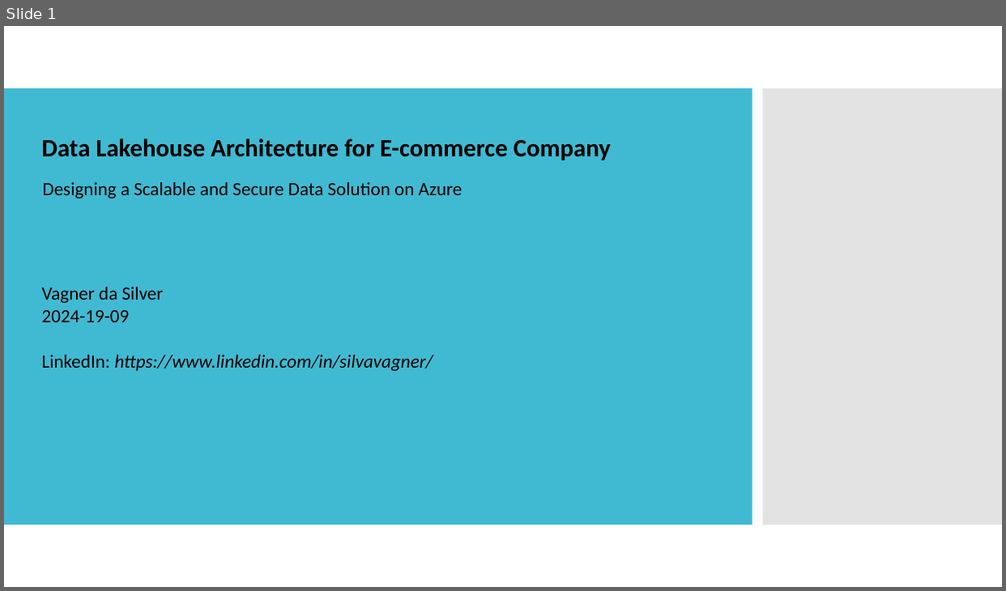
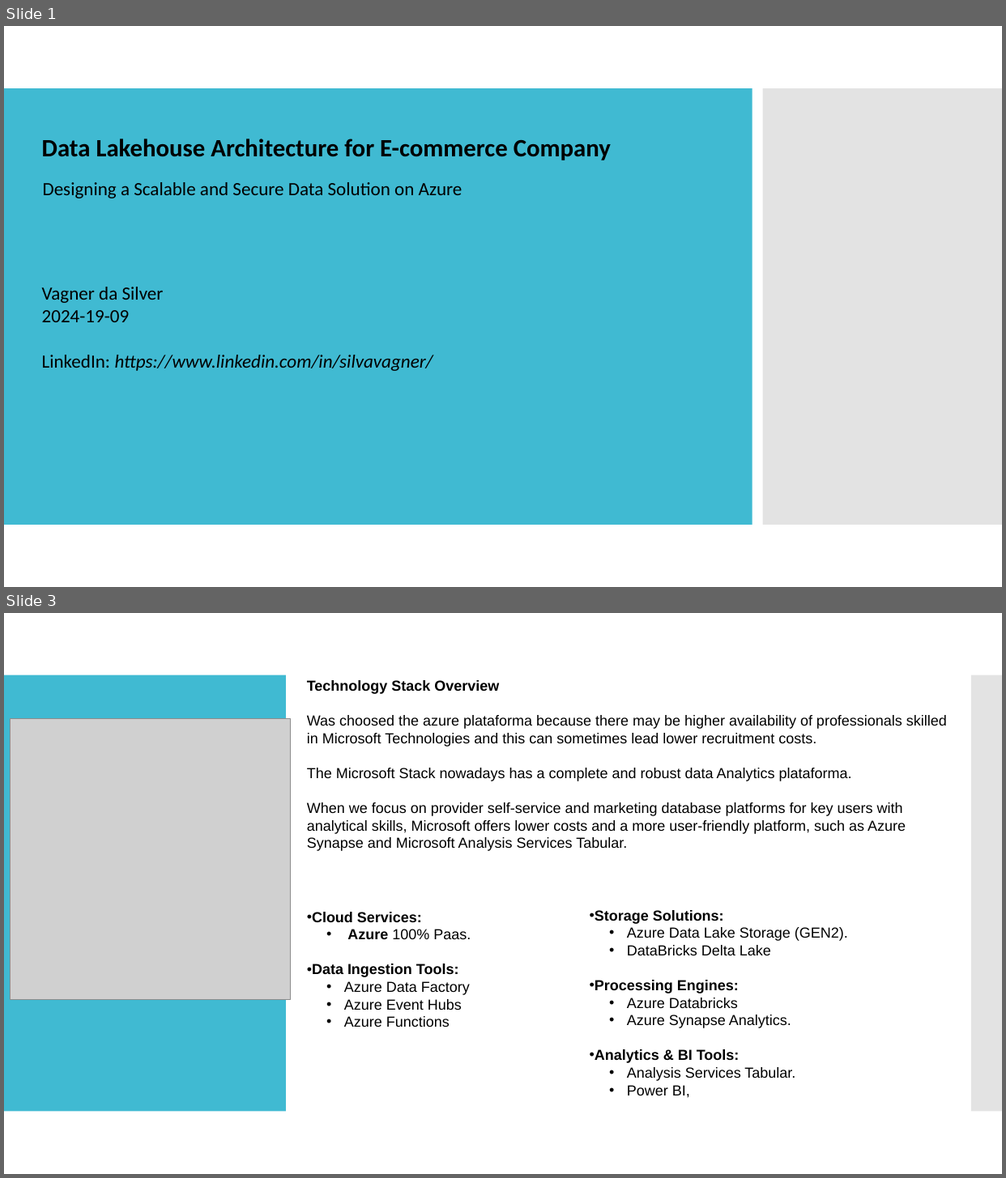
Before and after one commit to VagnerSilvaSelado/azuredataarchitecture, a slide deck: Azure.pptx. Shown one above the other, each under a label of ours: slide 1 before the commit, slides 1 and 3 after it; the slides between them are not shown. The pictures are 1006x591 and 1006x1178 pixels, drawn with LibreOffice and Linux fonts; fonts in the diff are those of the drawing; grey boxes stand for pictures. Boxes give left, top, right and bottom in pixels: in the first picture for what was removed or moved away, otherwise in the second. Text is boxed around its words. In the diff, an @@ line names an element or a change of style, - is before the commit and + after.

```diff
--- a/Azure.pptx
+++ b/Azure.pptx
@@ slide 3 added at (4, 613, 1002, 1174), background #FFFFFF @@
@@ rectangle added at (4, 675, 286, 1112), fill #40BAD2 @@
@@ text added at (307, 680, 947, 851), 14 pt, text #000000 @@
+Technology Stack Overview
+Was choosed the azure plataforma because there may be higher availability of professionals skilled in Microsoft Technologies and this can sometimes lead lower recruitment costs.
+The Microsoft Stack nowadays has a complete and robust data Analytics plataforma.
+When we focus on provider self-service and marketing database platforms for key users with analytical skills, Microsoft offers lower costs and a more user-friendly platform, such as Azure Synapse and Microsoft Analysis Services Tabular.
@@ rectangle added at (971, 675, 1002, 1112), fill #C8C8C8 at 50% opacity @@
@@ picture added at (10, 719, 291, 1000) @@
@@ text added at (312, 912, 471, 1027), 14 pt, text #000000 @@
+• Cloud Services:
+  • Azure 100% Paas.
+• Data Ingestion Tools:
+  • Azure Data Factory
+  • Azure Event Hubs
+  • Azure Functions
@@ text added at (594, 910, 848, 1098), 14 pt, text #000000 @@
+• Storage Solutions:
+  • Azure Data Lake Storage (GEN2).
+  • DataBricks Delta Lake
+• Processing Engines:
+  • Azure Databricks
+  • Azure Synapse Analytics.
+• Analytics & BI Tools:
+  • Analysis Services Tabular.
+  • Power BI,
```
Also in this commit, not shown: 2 slides changed.
